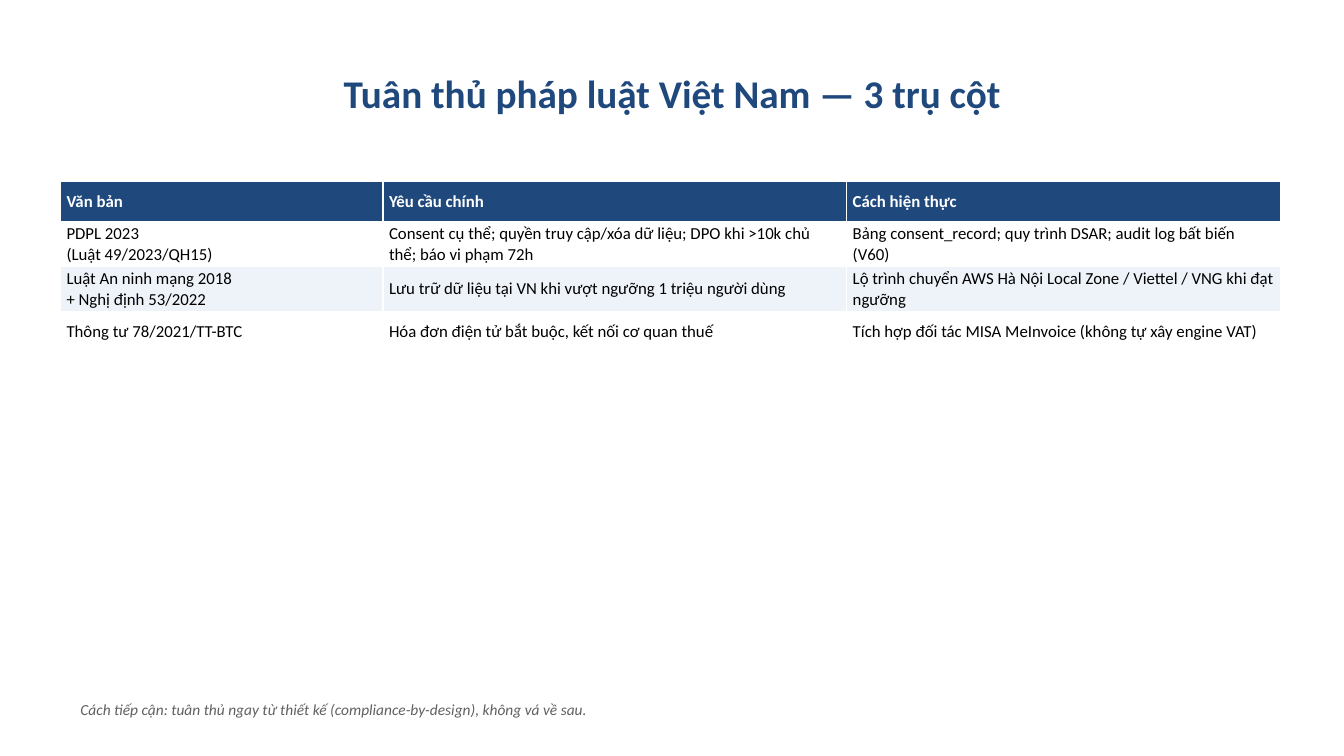
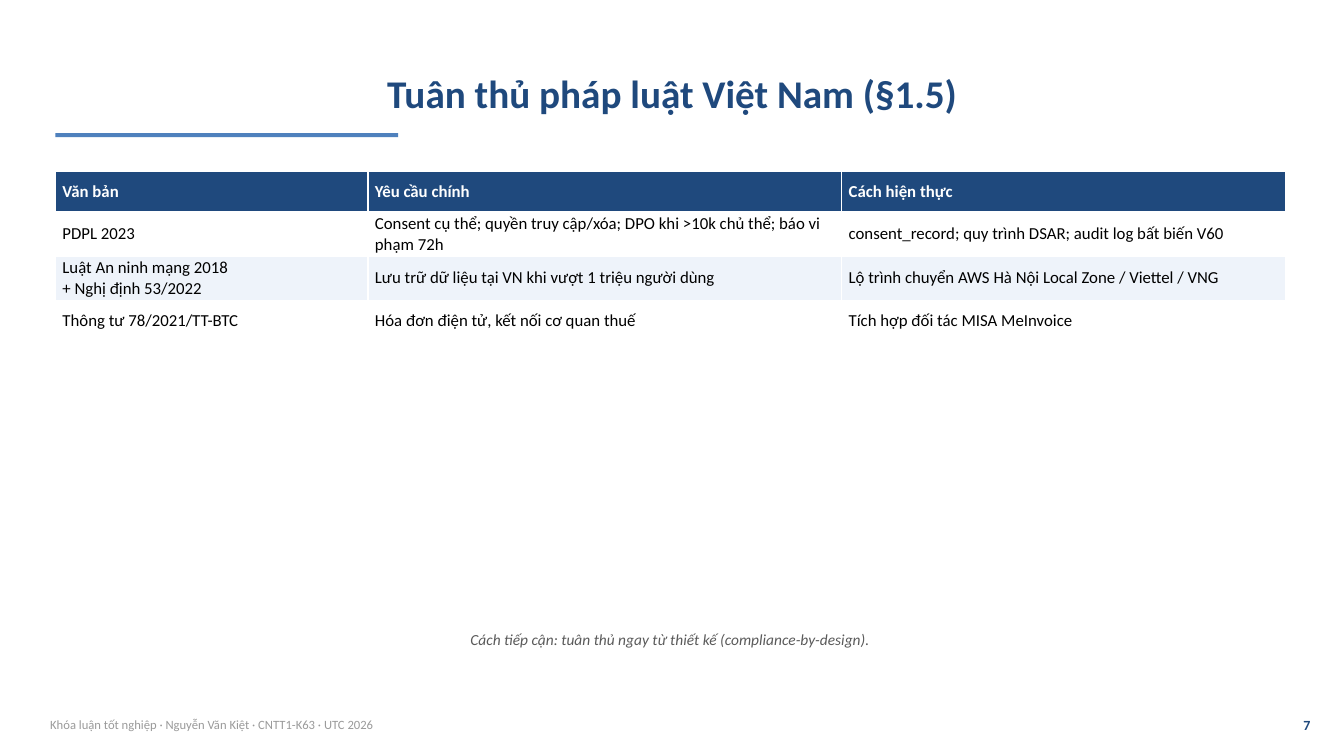
Before and after one commit to VictorAurelius/2026-Kite-Class-Platform, a slide deck: slide 7 of documents/08-thesis/defense/KiteHub-baove-khoaluan-20slide.pptx. Drawn at 1344x756 pixels with LibreOffice and Linux fonts; fonts in the diff are those of the drawing. Boxes give left, top, right and bottom in pixels: in the first picture for what was removed or moved away, otherwise in the second. Text is boxed around its words. In the diff, an @@ line names an element or a change of style, - is before the commit and + after.

```diff
--- a/documents/08-thesis/defense/KiteHub-baove-khoaluan-20slide.pptx
+++ b/documents/08-thesis/defense/KiteHub-baove-khoaluan-20slide.pptx
@@ title at [387, 79, 957, 115]: text changed @@
-Tuân thủ pháp luật Việt Nam — 3 trụ cột
+Tuân thủ pháp luật Việt Nam (§1.5)
@@ rectangle added at [55, 133, 398, 137], fill #4F81BD @@
@@ table at [55, 171, 1286, 333] @@
-row 2: PDPL 2023 / (Luật 49/2023/QH15) | Consent cụ thể; quyền truy cập/xóa dữ liệu; DPO khi >10k chủ thể; báo vi phạm 72h | Bảng consent_record; quy trình DSAR; audit log bất biến (V60)
+row 2: PDPL 2023 | Consent cụ thể; quyền truy cập/xóa; DPO khi >10k chủ thể; báo vi phạm 72h | consent_record; quy trình DSAR; audit log bất biến V60
-row 3, column 2: Lưu trữ dữ liệu tại VN khi vượt ngưỡng 1 triệu người dùng
+row 3, column 2: Lưu trữ dữ liệu tại VN khi vượt 1 triệu người dùng
-row 3, column 3: Lộ trình chuyển AWS Hà Nội Local Zone / Viettel / VNG khi đạt ngưỡng
+row 3, column 3: Lộ trình chuyển AWS Hà Nội Local Zone / Viettel / VNG
-row 4, column 2: Hóa đơn điện tử bắt buộc, kết nối cơ quan thuế
+row 4, column 2: Hóa đơn điện tử, kết nối cơ quan thuế
-row 4, column 3: Tích hợp đối tác MISA MeInvoice (không tự xây engine VAT)
+row 4, column 3: Tích hợp đối tác MISA MeInvoice
@@ table: place and size @@
-table at [60, 181, 1280, 344]
+table at [55, 171, 1286, 333]
@@ text at [470, 633, 869, 648]: text changed; text colour #606060 to #5A5A5A @@
-Cách tiếp cận: tuân thủ ngay từ thiết kế (compliance-by-design), không vá về sau.
+Cách tiếp cận: tuân thủ ngay từ thiết kế (compliance-by-design).
@@ text added at [50, 719, 374, 731], 9 pt, text #9A9A9A @@
+Khóa luận tốt nghiệp · Nguyễn Văn Kiệt · CNTT1-K63 · UTC 2026
@@ text added at [1303, 721, 1310, 730], 10 pt, text #1F497D, bold @@
+7
```
Also in this commit, not shown: 13 other slides changed, 12 slides added, 12 slides removed, 22 other files.
